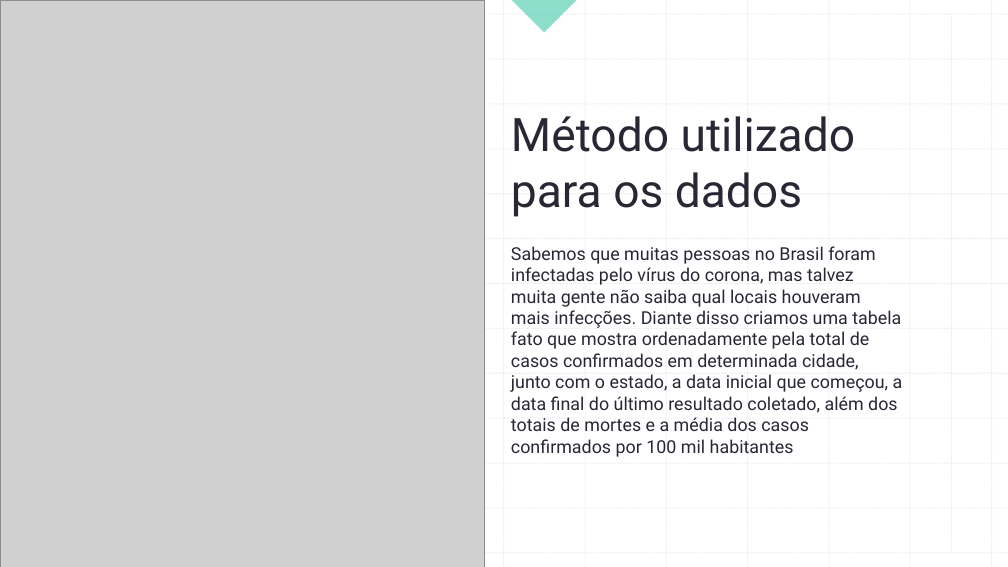
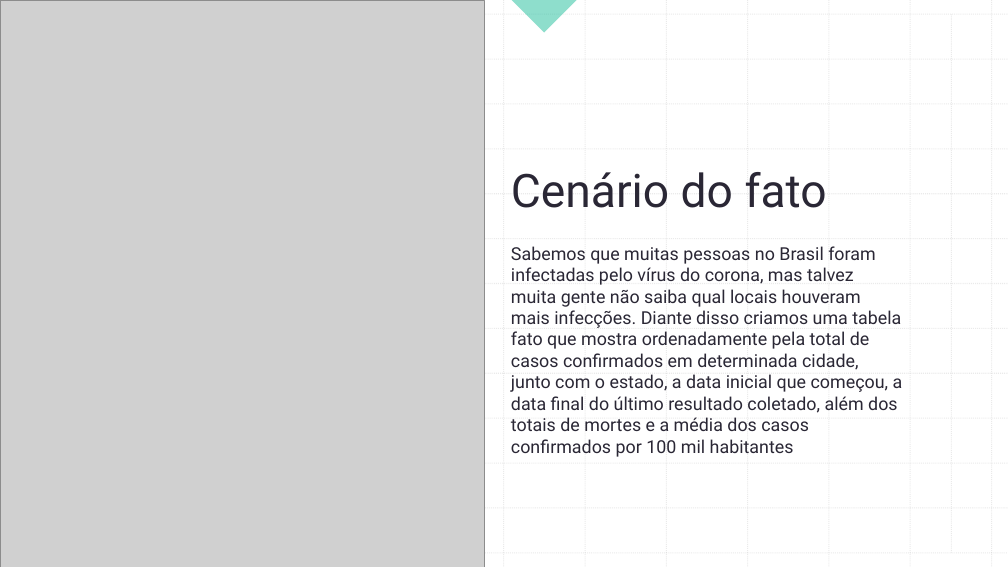
Before and after one commit to rrafaelc/DW-Covid19, a slide deck: slide 2 of Covid 19 – Data Warehouse.pptx (slide 5 before the commit). Drawn at 1008x567 pixels with LibreOffice and Linux fonts; fonts in the diff are those of the drawing; grey boxes stand for pictures. Boxes give left, top, right and bottom in pixels: in the first picture for what was removed or moved away, otherwise in the second. Text is boxed around its words. In the diff, an @@ line names an element or a change of style, - is before the commit and + after.

Commit message:
altera ordem e conteúdo da apresentação

```diff
--- a/Covid 19 – Data Warehouse.pptx
+++ b/Covid 19 – Data Warehouse.pptx
@@ title at [511,172,827,208]: text changed @@
-Método utilizado para os dados
+Cenário do fato
```
